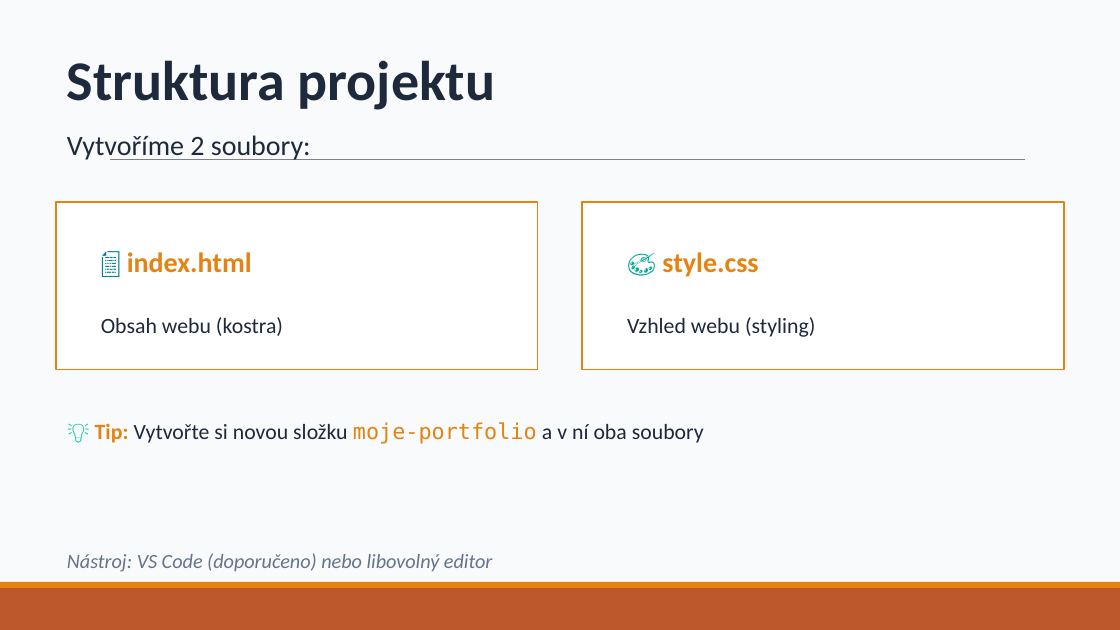
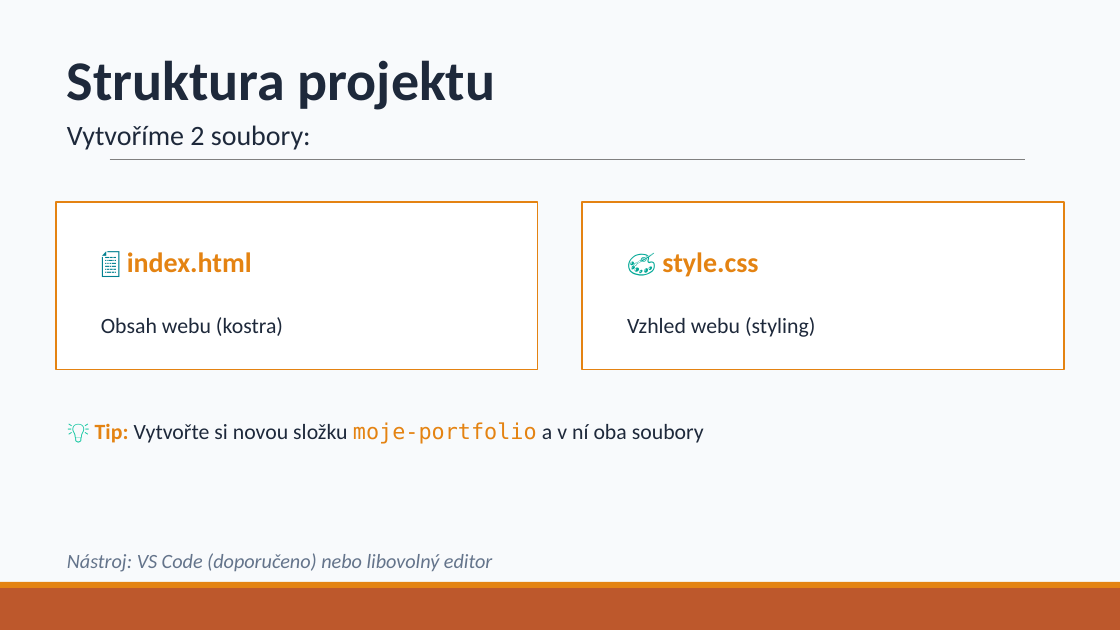
Before and after one commit to dawissl/hradebni-dmg, a slide deck: slide 3 of prezentace/1. ročník/12 - HTML + CSS (hands on).pptx. Drawn at 1120x630 pixels with LibreOffice and Linux fonts; fonts in the diff are those of the drawing. Boxes give left, top, right and bottom in pixels: in the first picture for what was removed or moved away, otherwise in the second. Text is boxed around its words. In the diff, an @@ line names an element or a change of style, - is before the commit and + after.

```diff
--- a/prezentace/1. ročník/12 - HTML + CSS (hands on).pptx
+++ b/prezentace/1. ročník/12 - HTML + CSS (hands on).pptx
@@ text "Vytvoříme 2 soubory:": place and size @@
-text "Vytvoříme 2 soubory:" at [67,135,311,160]
+text "Vytvoříme 2 soubory:" at [67,125,311,150]
```
Also in this commit, not shown: 1 other slide changed, 17 other files.
